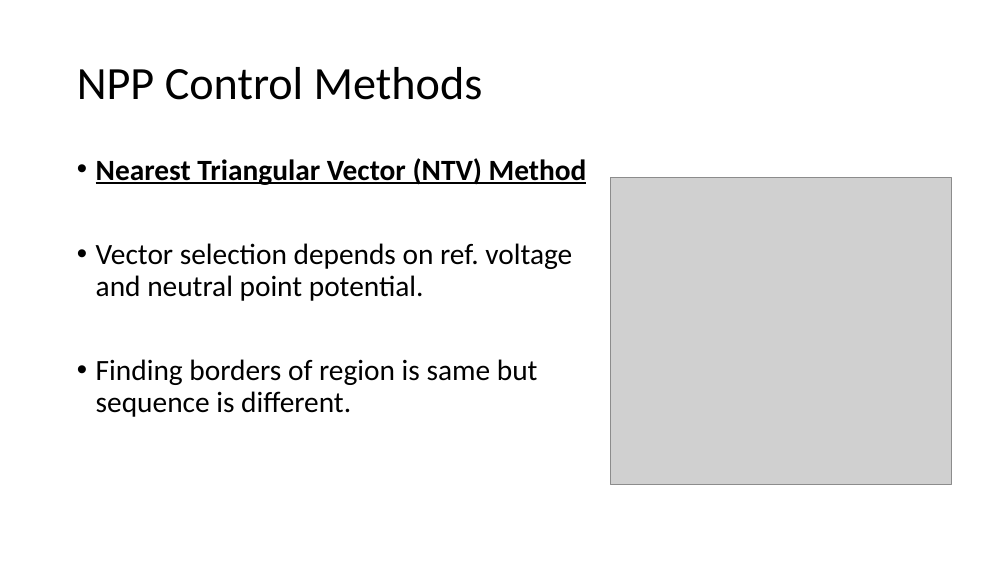
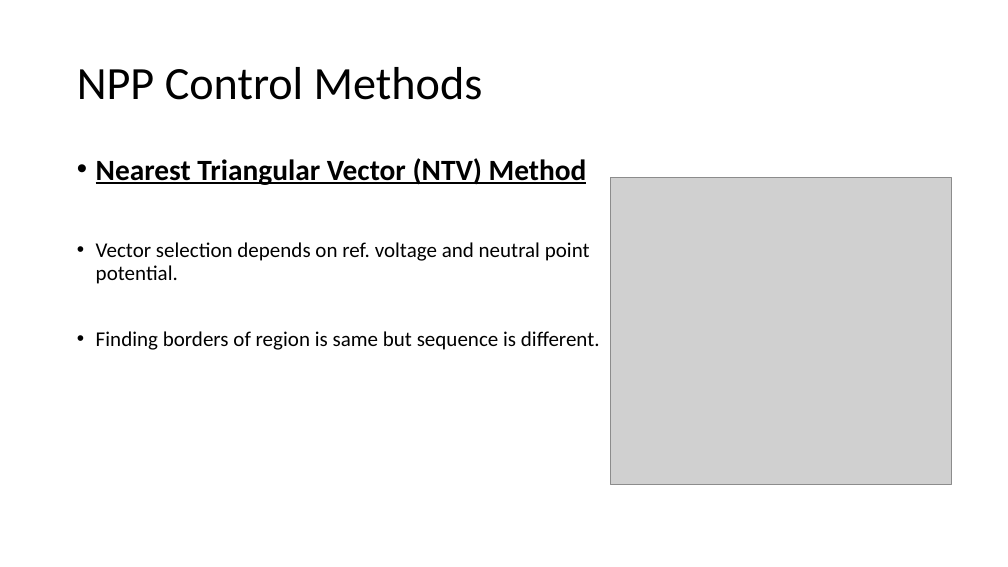
Before and after one commit to ahmetcan-akuz/Thesis, a slide deck: slide 15 of Reports/3-Level NPC Inverter Structure.pptx. Drawn at 1008x567 pixels with LibreOffice and Linux fonts; fonts in the diff are those of the drawing; grey boxes stand for pictures. Boxes give left, top, right and bottom in pixels: in the first picture for what was removed or moved away, otherwise in the second. Text is boxed around its words. In the diff, an @@ line names an element or a change of style, - is before the commit and + after.

```diff
--- a/Reports/3-Level NPC Inverter Structure.pptx
+++ b/Reports/3-Level NPC Inverter Structure.pptx
@@ text at <box>96,242,600,350</box>: size 28 to 20 pt in "Vector selection depends on ref. voltage and ...", "Finding borders of region is same but ..." @@
```
Also in this commit, not shown: 1 other slide changed, 1 slide added, 4 other files.
